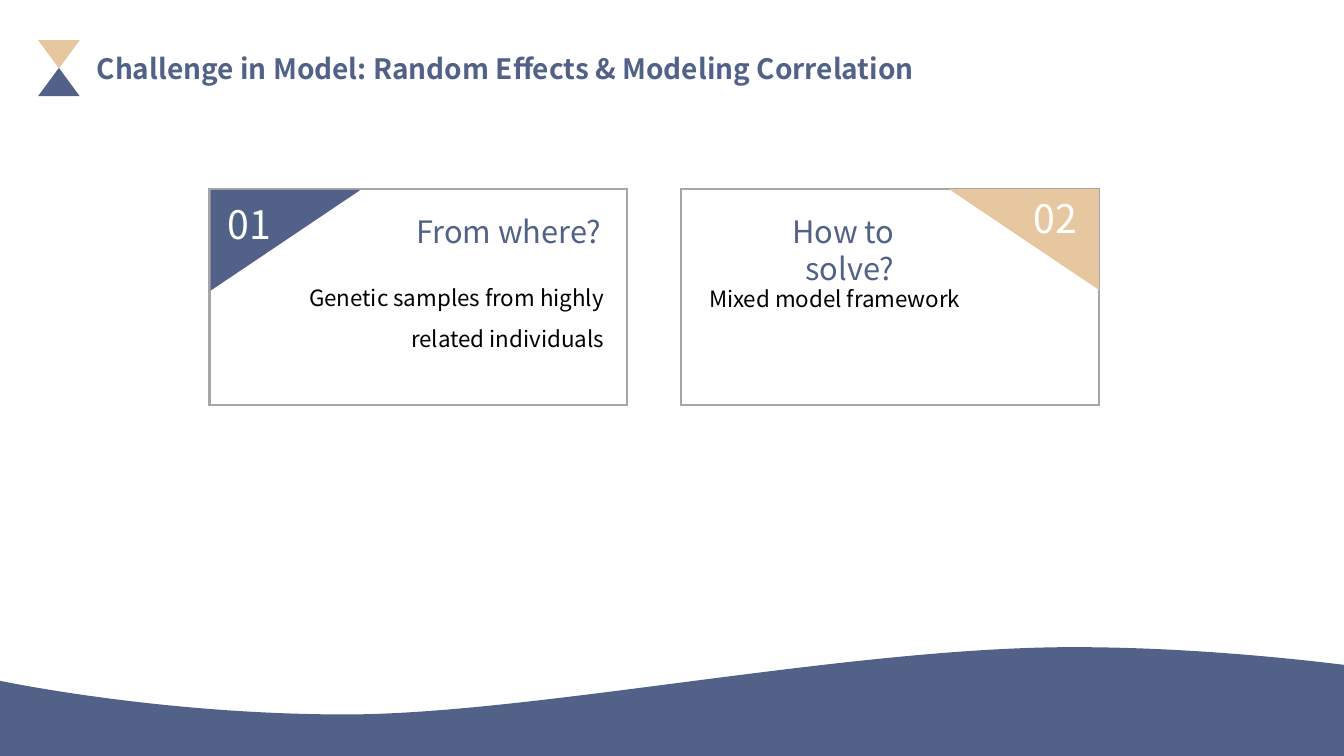
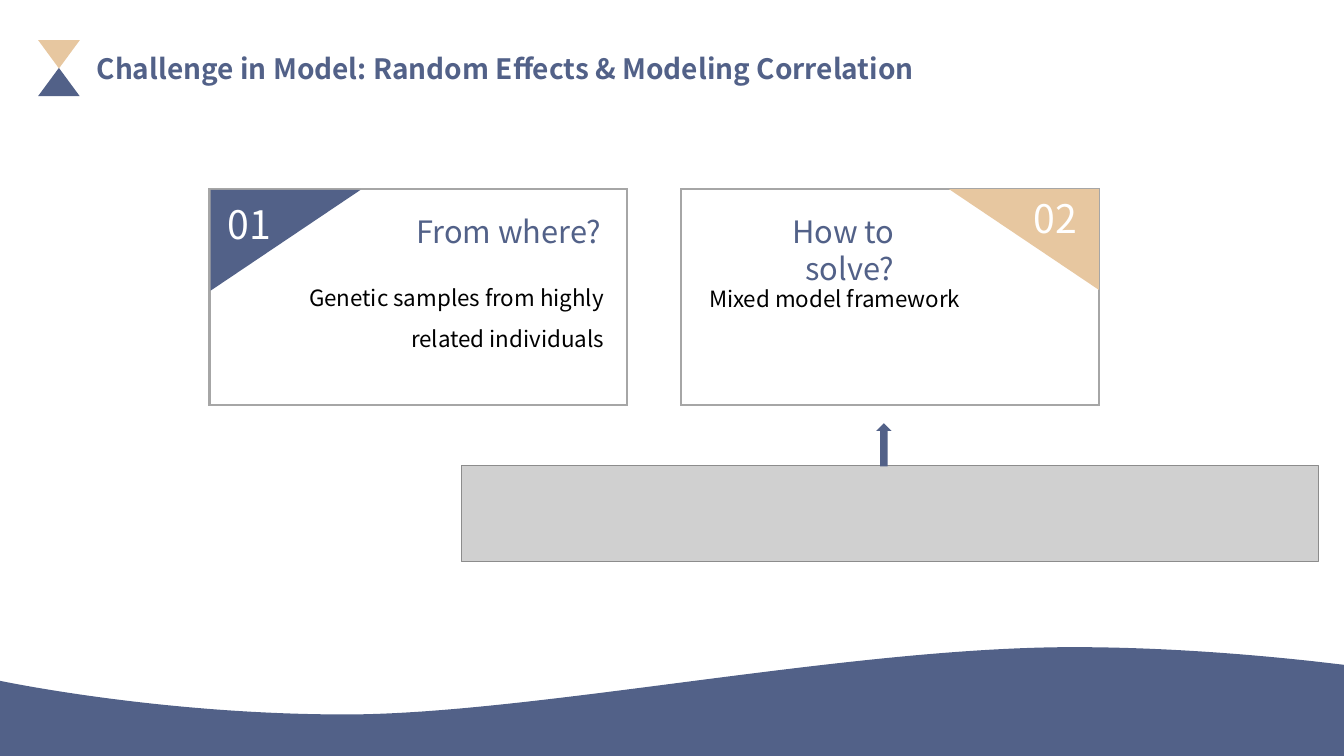
Before and after one commit to xanalee/lu_learning_materials, a slide deck: slide 4 of Statistics and Data Science in Practice/Model.pptx. Drawn at 1344x756 pixels with LibreOffice and Linux fonts; fonts in the diff are those of the drawing; grey boxes stand for pictures. Boxes give left, top, right and bottom in pixels: in the first picture for what was removed or moved away, otherwise in the second. Text is boxed around its words. In the diff, an @@ line names an element or a change of style, - is before the commit and + after.

```diff
--- a/Statistics and Data Science in Practice/Model.pptx
+++ b/Statistics and Data Science in Practice/Model.pptx
@@ up arrow added at <box>878,424,890,466</box>, fill #526188, outline #526188 1 pt @@
@@ picture added at <box>462,466,1319,562</box> @@
```
Also in this commit, not shown: 5 other files.
